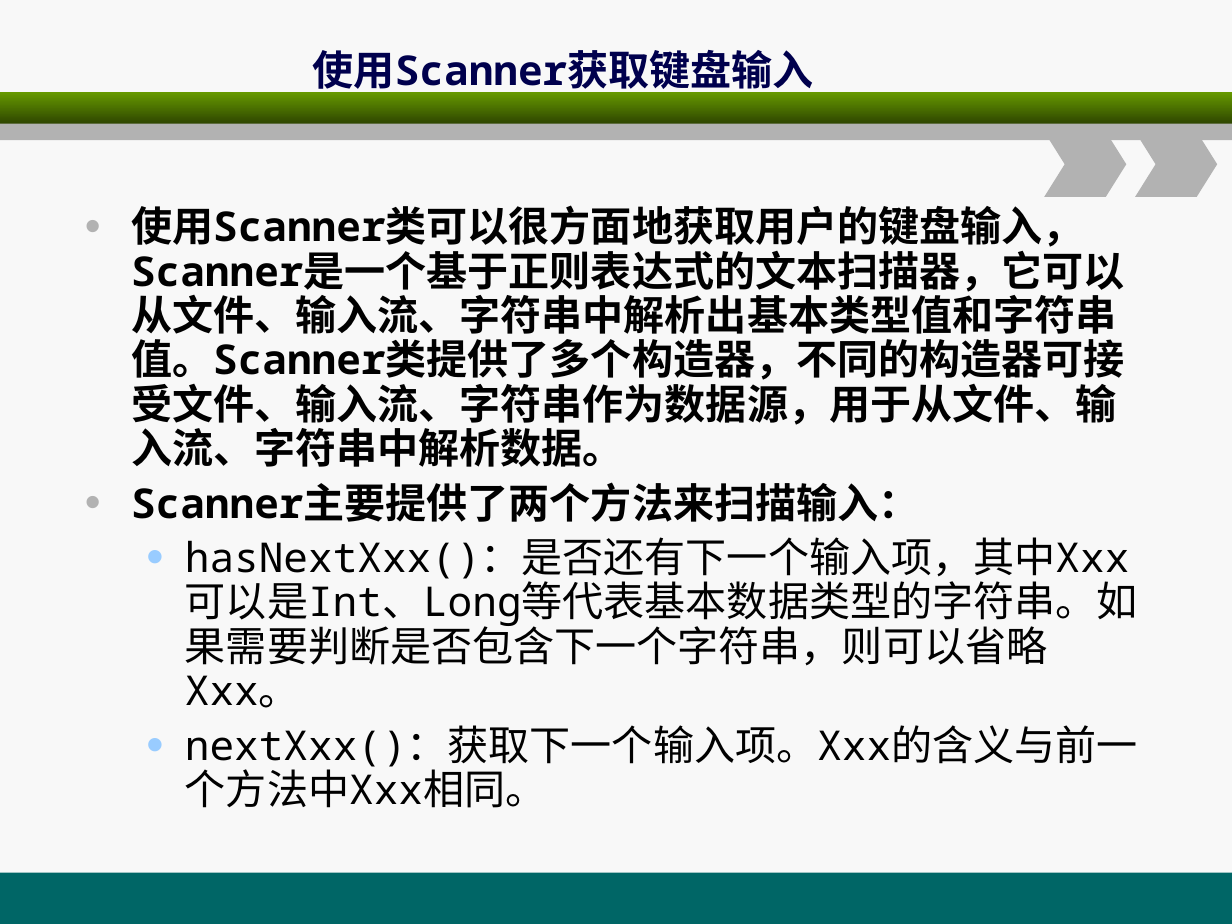
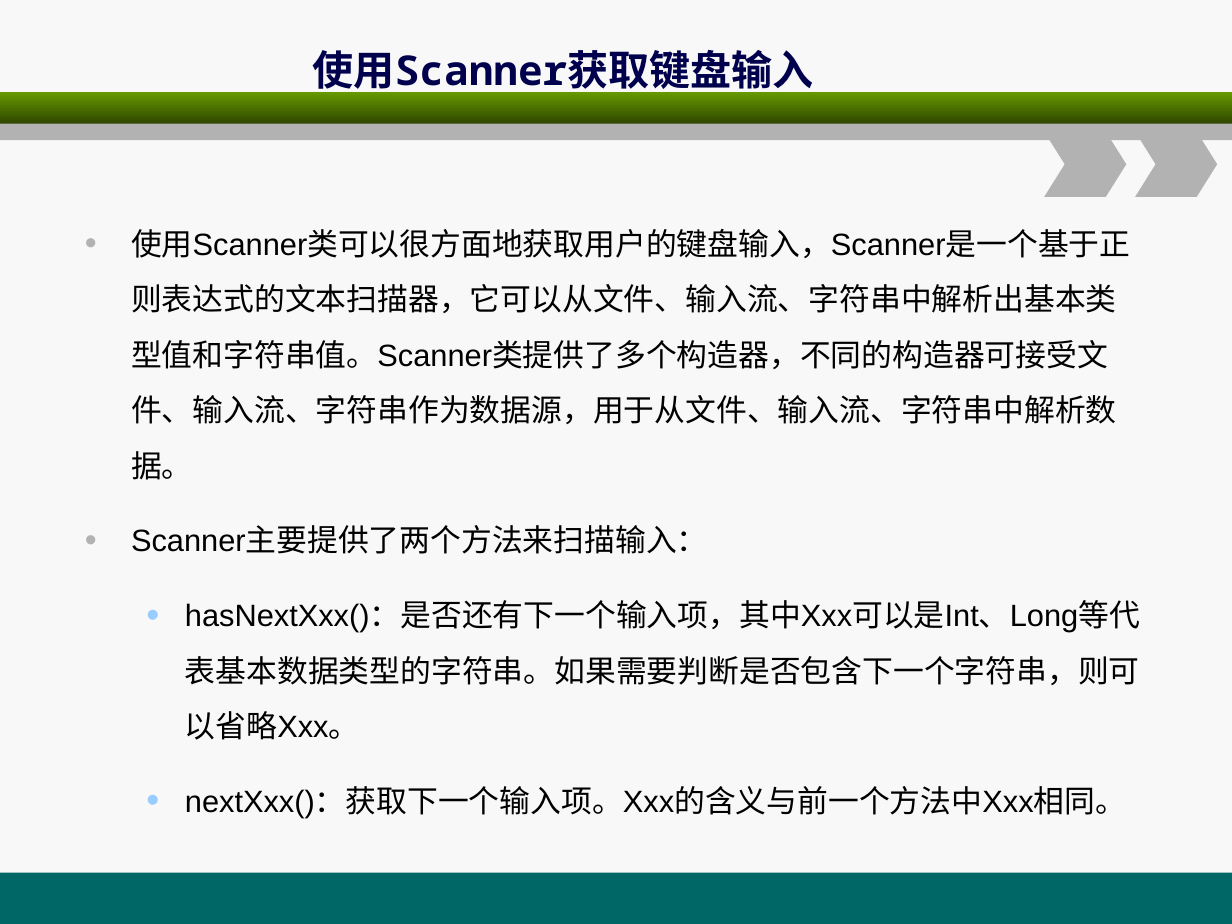
Before and after one commit to christwei/gitDoc, a slide deck: slide 19 of 课件/环宇/java编程基础/A2.ppt. Drawn at 1232x924 pixels with LibreOffice and Linux fonts; fonts in the diff are those of the drawing. Boxes give left, top, right and bottom in pixels: in the first picture for what was removed or moved away, otherwise in the second. Text is boxed around its words. In the diff, an @@ line names an element or a change of style, - is before the commit and + after.

```diff
--- a/课件/环宇/java编程基础/A2.ppt
+++ b/课件/环宇/java编程基础/A2.ppt
@@ text "使用Scanner类可以很方面地获取用户的键盘输入，Scanner是一个基于正则表达式的文本扫描器，它可以从文件、输入流 ..." at bbox=[131, 229, 1140, 817]: size 24 to 18 pt, font Noto Sans Mono to Arial; bold off in "使用Scanner类可以很方面地获取用户的键盘输入，Scanner是一个基于正则表达式的文本扫描器，它可以从文件、输入流 ...", "Scanner主要提供了两个方法来扫描输入："; line spacing 0.9 to 1.5; more space between paragraphs @@
```
Also in this commit, not shown: 2 other slides changed, 6 other files.
